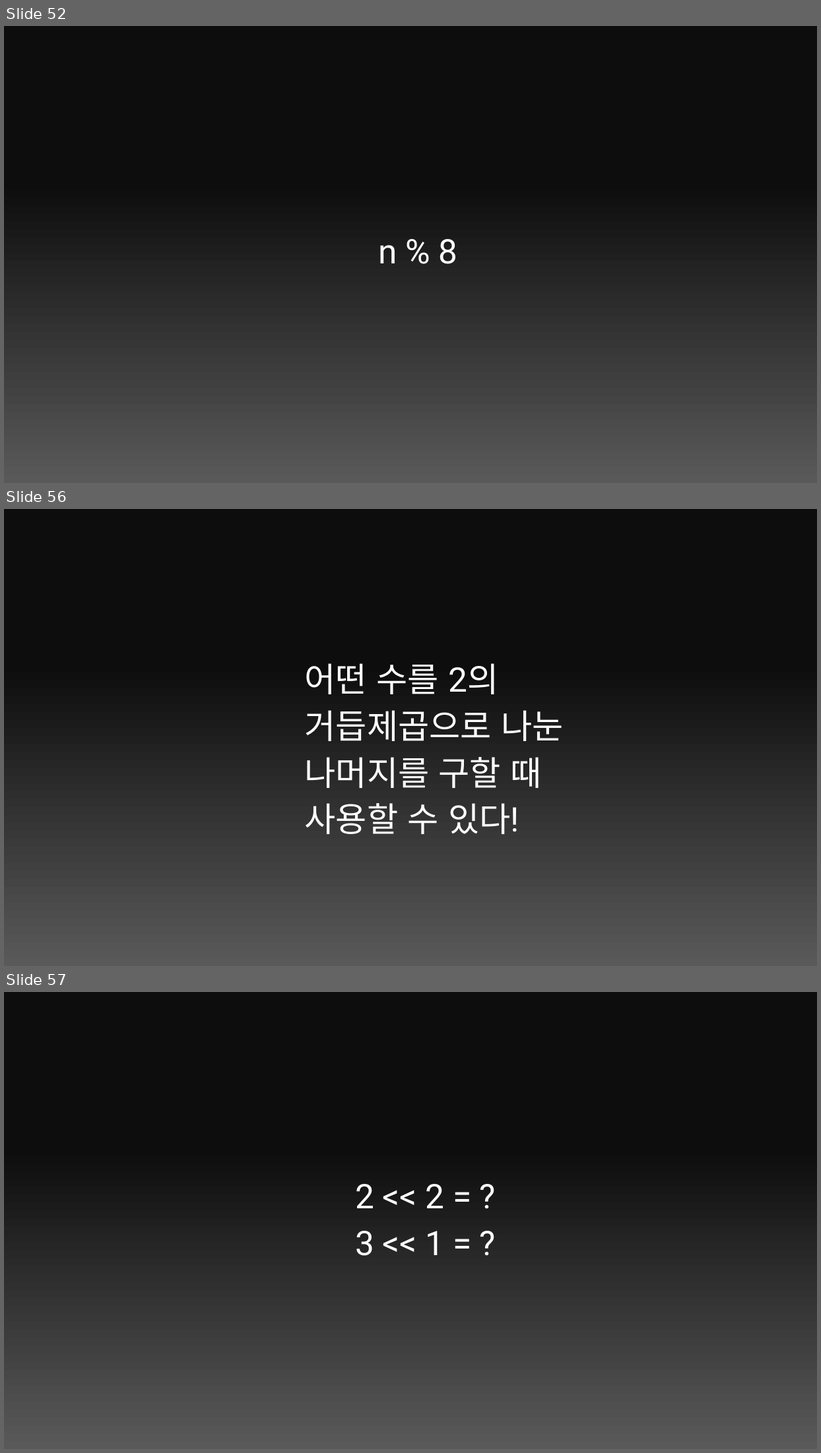
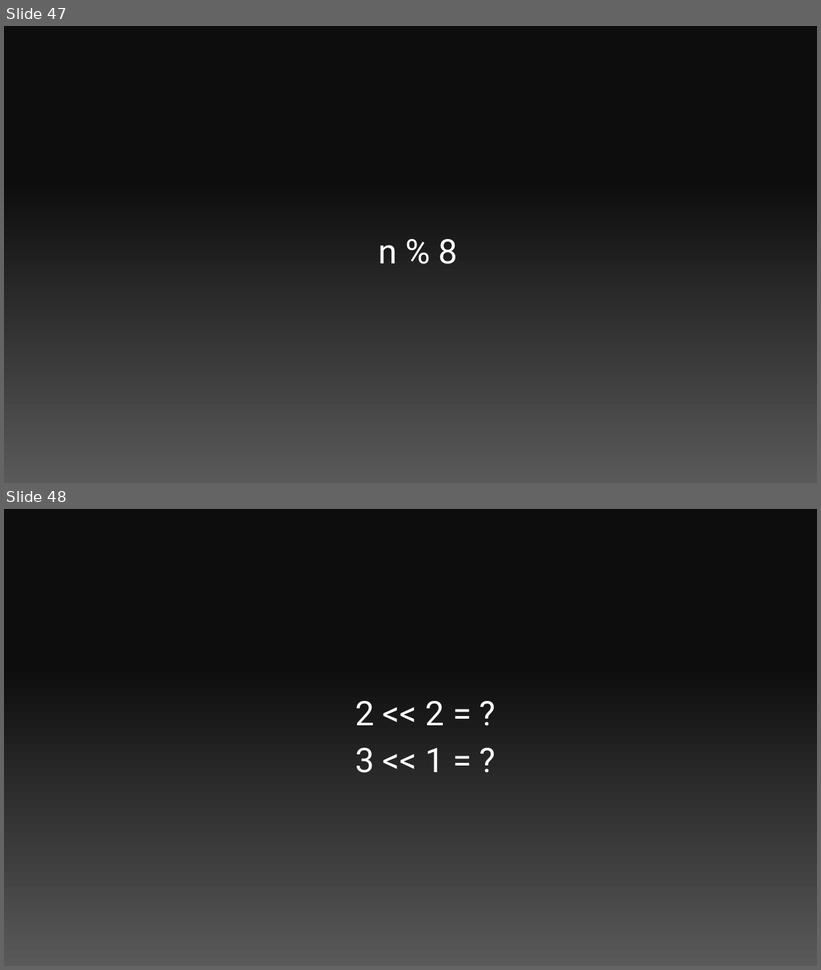
Before and after one commit to Pobbylee/fastcampus_python, a slide deck: 1s/1s.pptx. Shown one above the other, each under a label of ours: slides 52, 56 and 57 before the commit, slides 47 and 48 after it; the slides between them are not shown. The pictures are 821x1453 and 821x970 pixels, drawn with LibreOffice and Linux fonts; fonts in the diff are those of the drawing. Boxes give left, top, right and bottom in pixels: in the first picture for what was removed or moved away, otherwise in the second. Text is boxed around its words. In the diff, an @@ line names an element or a change of style, - is before the commit and + after.

```diff
--- a/1s/1s.pptx
+++ b/1s/1s.pptx
@@ slide 56 removed at [4, 509, 817, 966], background gradient #0D0D0D to #595959 @@
@@ text removed at [305, 663, 563, 834] @@
-어떤 수를 2의 거듭제곱으로 나눈 나머지를 구할 때 사용할 수 있다!
@@ what was slide 52 is now slide 47 @@
@@ what was slide 57 is now slide 48 @@
```
Also in this commit, not shown: 4 slides changed, 1 slide added, 8 other slides removed.
